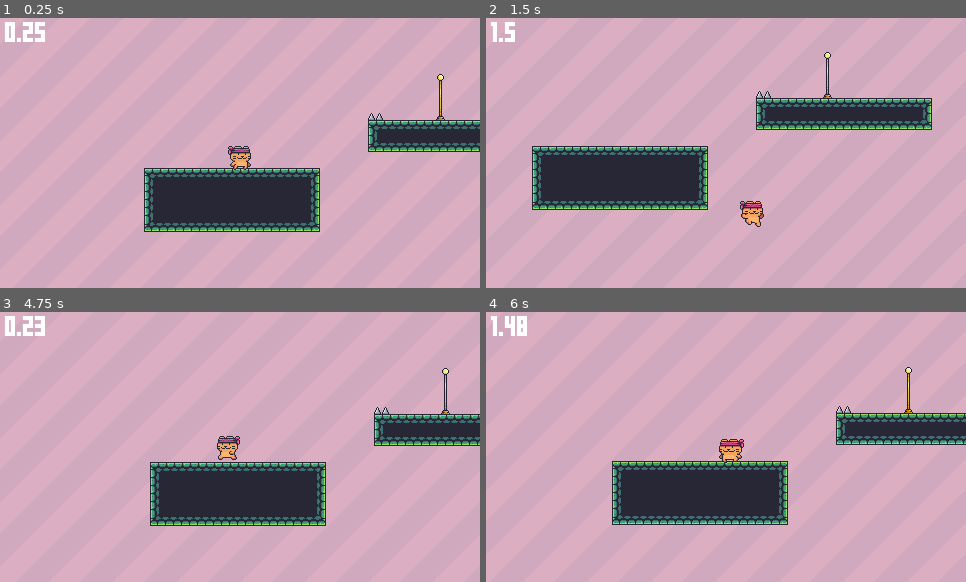
Above: before the commit, frames 1-4 (two rows, left to right).
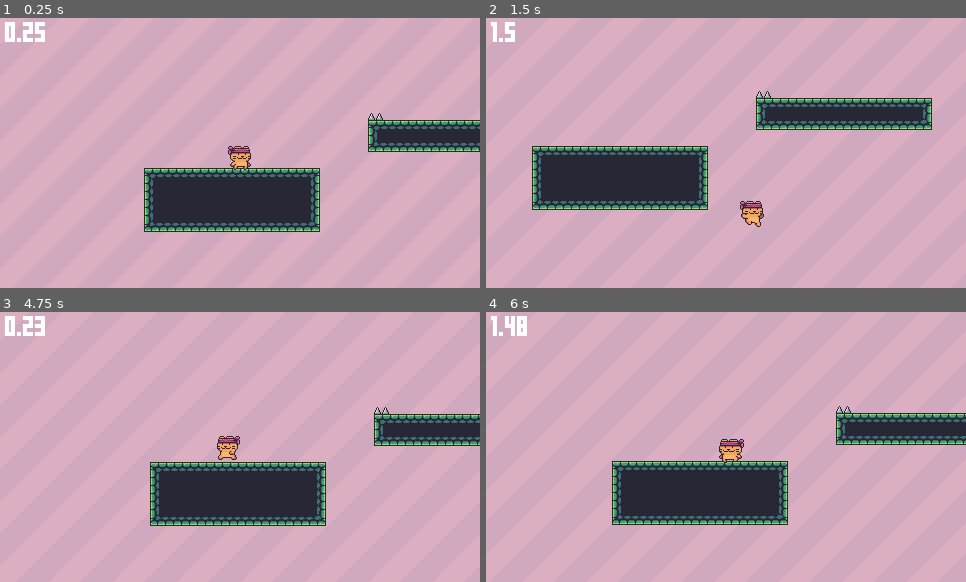
Above: after the commit, the same moments.

Repository: SnowyPeax/Community_Project_1_Johan
Game: Godot game, scene res://user/HalfdanMaps/HalfdanKaizo.tscn
Same seed, same stepped clock (60 frames per second), same inputs: the game is played once before the commit and once after it. This scene is started directly instead of the project's main scene.
Inputs:
- Up to frame 1 (0.25 s): no input
- Up to frame 2 (1.5 s): tap Enter (interact) at 0.5, 0.6, 1.35 s; hold D (right) from 0.53 s (still down); tap Space (jump) at 0.77 s
- Up to frame 3 (4.75 s): tap Space (jump) at 1.52, 3.02, 3.77, 4.52 s; release D (right) at 2.03 s; hold A (left) 2.03-2.78 s; tap Enter (interact) every 0.75 s from 2.1 to 4.35 s; hold D (right) 2.78-4.28 s; hold A (left) from 4.28 s (still down)
- Up to frame 4 (6 s): release A (left) at 5.03 s; hold D (right) 5.03-5.78 s; tap Enter (interact) at 5.1, 5.85 s; hold A (left) from 5.78 s (still down)

The runs differ from the first frame. In frame 1, 0.1% of the frame differs, in the area x 90-93%, y 20-38%; in frame 2, 0.1%; in frame 3, 0.1%; in frame 4, 0.1%.

Commit message:
removed checkpoints from halfdan kaizo

Diff:
--- a/user/HalfdanMaps/HalfdanKaizo.tscn
+++ b/user/HalfdanMaps/HalfdanKaizo.tscn
@@ -12,4 +12,96 @@
 position = Vector2(32, 32)
 
 [node name="Autotiles" parent="." index="2"]
-layer_0/tile_data = PackedInt32Array(393222, 131072, 10, 327 …(12628 unchanged characters)… 4, -720815, 2, 196608, -458674, 3, 65536, -65522, 3, 131072, -65505, 3, 131072)
+layer_0/tile_data = PackedInt32Array(393222, 131072, 10, 327 …(12628 unchanged characters)… 4, -720815, 2, 196608, -458674, 3, 65536)
+
+[connection signal="body_entered" from="Autotiles/SpikesRight" to="Autotiles/SpikesRight" method="_on_body_entered"]
+[connection signal="body_entered" from="Autotiles/@Area2D@27964" to="Autotiles/@Area2D@27964" method="_on_body_entered"]
+[connection signal="body_entered" from="Autotiles/Spikes" to="Autotiles/Spikes" method="_on_body_entered"]
+[connection signal="body_entered" from="Autotiles/@Area2D@27965" to="Autotiles/@Area2D@27965" method="_on_body_entered"]
+[connection signal="body_entered" from="Autotiles/@Area2D@27966" to="Autotiles/@Area2D@27966" method="_on_body_entered"]
+[connection signal="body_entered" from="Autotiles/@Area2D@27967" to="Autotiles/@Area2D@27967" method="_on_body_entered"]
+[connection signal="body_entered" from="Autotiles/@Area2D@27968" to="Autotiles/@Area2D@27968" method="_on_body_entered"]
+[connection signal="body_entered" from="Autotiles/SpikesUp" to="Autotiles/SpikesUp" method="_on_body_entered"]
+[connection signal="body_entered" from="Autotiles/@Area2D@27969" to="Autotiles/@Area2D@27969" method="_on_body_entered"]
+[connection signal="body_entered" from="Autotiles/@Area2D@27970" to="Autotiles/@Area2D@27970" method="_on_body_entered"]
+[connection signal="body_entered" from="Autotiles/@Area2D@27971" to="Autotiles/@Area2D@27971" method="_on_body_entered"]
+[connection signal="body_entered" from="Autotiles/@Area2D@27972" to="Autotiles/@Area2D@27972" method="_on_body_entered"]
+[connection signal="body_entered" from="Autotiles/SpikesLeft" to="Autotiles/SpikesLeft" method="_on_body_entered"]
+[connection signal="body_entered" from="Autotiles/@Area2D@27973" to="Autotiles/@Area2D@27973" method="_on_body_entered"]
+[connection signal="body_entered" from="Autotiles/@Area2D@27974" to="Autotiles/@Area2D@27974" method="_on_body_entered"]
+[connection signal="body_entered" from="Autotiles/@Area2D@27975" to="Autotiles/@Area2D@27975" method="_on_body_entered"]
+[connection signal="body_entered" from="Autotiles/@Area2D@27976" to="Autotiles/@Area2D@27976" method="_on_body_entered"]
+[connection signal="body_entered" from="Autotiles/@Area2D@27977" to="Autotiles/@Area2D@27977" method="_on_body_entered"]
+[connection signal="body_entered" from="Autotiles/@Area2D@27978" to="Autotiles/@Area2D@27978" method="_on_body_entered"]
+[connection signal="body_entered" from="Autotiles/@Area2D@27979" to="Autotiles/@Area2D@27979" method="_on_body_entered"]
+[connection signal="body_entered" from="Autotiles/@Area2D@27980" to="Autotiles/@Area2D@27980" method="_on_body_entered"]
+[connection signal="body_entered" from="Autotiles/@Area2D@27981" to="Autotiles/@Area2D@27981" method="_on_body_entered"]
+[connection signal="body_entered" from="Autotiles/@Area2D@27982" to="Autotiles/@Area2D@27982" method="_on_body_entered"]
+[connection signal="body_entered" from="Autotiles/@Area2D@27983" to="Autotiles/@Area2D@27983" method="_on_body_entered"]
+[connection signal="body_entered" from="Autotiles/@Area2D@27984" to="Autotiles/@Area2D@27984" method="_on_body_entered"]
+[connection signal="body_entered" from="Autotiles/@Area2D@27985" to="Autotiles/@Area2D@27985" method="_on_body_entered"]
+[connection signal="body_entered" from="Autotiles/@Area2D@27986" to="Autotiles/@Area2D@27986" method="_on_body_entered"]
+[connection signal="body_entered" from="Autotiles/@Area2D@27987" to="Autotiles/@Area2D@27987" method="_on_body_entered"]
+[connection signal="body_entered" from="Autotiles/@Area2D@27988" to="Autotiles/@Area2D@27988" method="_on_body_entered"]
+[connection signal="body_entered" from="Autotiles/@Area2D@27989" to="Autotiles/@Area2D@27989" method="_on_body_entered"]
+[connection signal="body_entered" from="Autotiles/@Area2D@27990" to="Autotiles/@Area2D@27990" method="_on_body_entered"]
+[connection signal="body_entered" from="Autotiles/@Area2D@27991" to="Autotiles/@Area2D@27991" method="_on_body_entered"]
+[connection signal="body_entered" from="Autotiles/@Area2D@27992" to="Autotiles/@Area2D@27992" method="_on_body_entered"]
+[connection signal="body_entered" from="Autotiles/@Area2D@27993" to="Autotiles/@Area2D@27993" method="_on_body_entered"]
+[connection signal="body_entered" from="Autotiles/@Area2D@27994" to="Autotiles/@Area2D@27994" method="_on_body_entered"]
+[connection signal="body_entered" from="Autotiles/@Area2D@27995" to="Autotiles/@Area2D@27995" method="_on_body_entered"]
+[connection signal="body_entered" from="Autotiles/@Area2D@27996" to="Autotiles/@Area2D@27996" method="_on_body_entered"]
+[connection signal="body_entered" from="Autotiles/@Area2D@27997" to="Autotiles/@Area2D@27997" method="_on_body_entered"]
+[connection signal="body_entered" from="Autotiles/@Area2D@27998" to="Autotiles/@Area2D@27998" method="_on_body_entered"]
+[connection signal="body_entered" from="Autotiles/@Area2D@27999" to="Autotiles/@Area2D@27999" method="_on_body_entered"]
+[connection signal="body_entered" from="Autotiles/@Area2D@28000" to="Autotiles/@Area2D@28000" method="_on_body_entered"]
+[connection signal="body_entered" from="Autotiles/@Area2D@28001" to="Autotiles/@Area2D@28001" method="_on_body_entered"]
+[connection signal="body_entered" from="Autotiles/@Area2D@28002" to="Autotiles/@Area2D@28002" method="_on_body_entered"]
+[connection signal="body_entered" from="Autotiles/@Area2D@28003" to="Autotiles/@Area2D@28003" method="_on_body_entered"]
+[connection signal="body_entered" from="Autotiles/@Area2D@28004" to="Autotiles/@Area2D@28004" method="_on_body_entered"]
+[connection signal="body_entered" from="Autotiles/@Area2D@28005" to="Autotiles/@Area2D@28005" method="_on_body_entered"]
+[connection signal="body_entered" from="Autotiles/@Area2D@28006" to="Autotiles/@Area2D@28006" method="_on_body_entered"]
+[connection signal="body_entered" from="Autotiles/@Area2D@28007" to="Autotiles/@Area2D@28007" method="_on_body_entered"]
+[connection signal="body_entered" from="Autotiles/@Area2D@28008" to="Autotiles/@Area2D@28008" method="_on_body_entered"]
+[connection signal="body_entered" from="Autotiles/@Area2D@28009" to="Autotiles/@Area2D@28009" method="_on_body_entered"]
+[connection signal="body_entered" from="Autotiles/@Area2D@28010" to="Autotiles/@Area2D@28010" method="_on_body_entered"]
+[connection signal="body_entered" from="Autotiles/@Area2D@28011" to="Autotiles/@Area2D@28011" method="_on_body_entered"]
+[connection signal="body_entered" from="Autotiles/@Area2D@28012" to="Autotiles/@Area2D@28012" method="_on_body_entered"]
+[connection signal="body_entered" from="Autotiles/@Area2D@28013" to="Autotiles/@Area2D@28013" method="_on_body_entered"]
+[connection signal="body_entered" from="Autotiles/@Area2D@28014" to="Autotiles/@Area2D@28014" method="_on_body_entered"]
+[connection signal="body_entered" from="Autotiles/@Area2D@28015" to="Autotiles/@Area2D@28015" method="_on_body_entered"]
+[connection signal="body_entered" from="Autotiles/@Area2D@28016" to="Autotiles/@Area2D@28016" method="_on_body_entered"]
+[connection signal="body_entered" from="Autotiles/@Area2D@28017" to="Autotiles/@Area2D@28017" method="_on_body_entered"]
+[connection signal="body_entered" from="Autotiles/@Area2D@28018" to="Autotiles/@Area2D@28018" method="_on_body_entered"]
+[connection signal="body_entered" from="Autotiles/@Area2D@28019" to="Autotiles/@Area2D@28019" method="_on_body_entered"]
+[connection signal="body_entered" from="Autotiles/@Area2D@28020" to="Autotiles/@Area2D@28020" method="_on_body_entered"]
+[connection signal="body_entered" from="Autotiles/@Area2D@28021" to="Autotiles/@Area2D@28021" method="_on_body_entered"]
+[connection signal="body_entered" from="Autotiles/@Area2D@28022" to="Autotiles/@Area2D@28022" method="_on_body_entered"]
+[connection signal="body_entered" from="Autotiles/@Area2D@28023" to="Autotiles/@Area2D@28023" method="_on_body_entered"]
+[connection signal="body_entered" from="Autotiles/@Area2D@28024" to="Autotiles/@Area2D@28024" method="_on_body_entered"]
+[connection signal="body_entered" from="Autotiles/@Area2D@28025" to="Autotiles/@Area2D@28025" method="_on_body_entered"]
+[connection signal="body_entered" from="Autotiles/@Area2D@28026" to="Autotiles/@Area2D@28026" method="_on_body_entered"]
+[connection signal="body_entered" from="Autotiles/@Area2D@28027" to="Autotiles/@Area2D@28027" method="_on_body_entered"]
+[connection signal="body_entered" from="Autotiles/@Area2D@28028" to="Autotiles/@Area2D@28028" method="_on_body_entered"]
+[connection signal="body_entered" from="Autotiles/@Area2D@28029" to="Autotiles/@Area2D@28029" method="_on_body_entered"]
+[connection signal="body_entered" from="Autotiles/@Area2D@28030" to="Autotiles/@Area2D@28030" method="_on_body_entered"]
+[connection signal="body_entered" from="Autotiles/@Area2D@28031" to="Autotiles/@Area2D@28031" method="_on_body_entered"]
+[connection signal="body_entered" from="Autotiles/@Area2D@28032" to="Autotiles/@Area2D@28032" method="_on_body_entered"]
+[connection signal="body_entered" from="Autotiles/@Area2D@28033" to="Autotiles/@Area2D@28033" method="_on_body_entered"]
+[connection signal="body_entered" from="Autotiles/@Area2D@28034" to="Autotiles/@Area2D@28034" method="_on_body_entered"]
+[connection signal="body_entered" from="Autotiles/@Area2D@28035" to="Autotiles/@Area2D@28035" method="_on_body_entered"]
+[connection signal="body_entered" from="Autotiles/@Area2D@28036" to="Autotiles/@Area2D@28036" method="_on_body_entered"]
+[connection signal="body_entered" from="Autotiles/@Area2D@28037" to="Autotiles/@Area2D@28037" method="_on_body_entered"]
+[connection signal="body_entered" from="Autotiles/@Area2D@28038" to="Autotiles/@Area2D@28038" method="_on_body_entered"]
+[connection signal="body_entered" from="Autotiles/@Area2D@28039" to="Autotiles/@Area2D@28039" method="_on_body_entered"]
+[connection signal="body_entered" from="Autotiles/@Area2D@28040" to="Autotiles/@Area2D@28040" method="_on_body_entered"]
+[connection signal="body_entered" from="Autotiles/@Area2D@28041" to="Autotiles/@Area2D@28041" method="_on_body_entered"]
+[connection signal="body_entered" from="Autotiles/@Area2D@28042" to="Autotiles/@Area2D@28042" method="_on_body_entered"]
+[connection signal="body_entered" from="Autotiles/@Area2D@28043" to="Autotiles/@Area2D@28043" method="_on_body_entered"]
+[connection signal="body_entered" from="Autotiles/@Area2D@28044" to="Autotiles/@Area2D@28044" method="_on_body_entered"]
+[connection signal="body_entered" from="Autotiles/@Area2D@28045" to="Autotiles/@Area2D@28045" method="_on_body_entered"]
+[connection signal="body_entered" from="Autotiles/@Area2D@28046" to="Autotiles/@Area2D@28046" method="_on_body_entered"]
+[connection signal="body_entered" from="Autotiles/@Area2D@28047" to="Autotiles/@Area2D@28047" method="_on_body_entered"]
+[connection signal="body_entered" from="Autotiles/@Area2D@28048" to="Autotiles/@Area2D@28048" method="_on_body_entered"]
+[connection signal="body_entered" from="Autotiles/@Area2D@28049" to="Autotiles/@Area2D@28049" method="_on_body_entered"]
+[connection signal="body_entered" from="Autotiles/Goal" to="Autotiles/Goal" method="_on_body_entered"]
